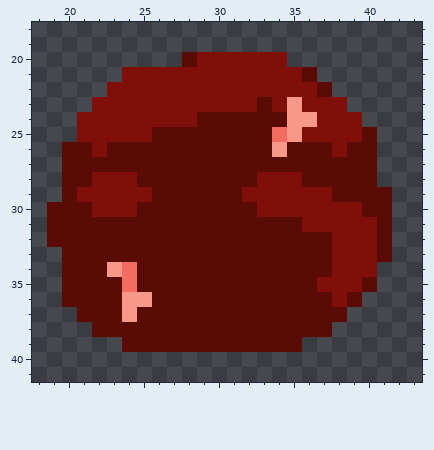
Edited in one commit: pixel-art file (sprites/player-mid-single.aseprite). Above, as it was before the edit.
64x64 pixels, 1 frame. Shown: x 18..43, y 18..41.
The same view after the edit:
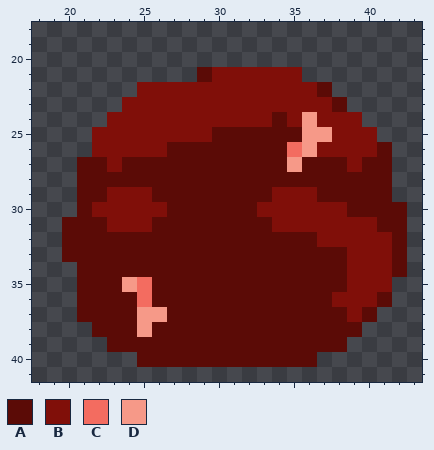
Palette (. is transparent): A #5b0b06  B #800f09  C #f36c60  D #f69988
The exact change:
y 20: x 28..34 ABBBBBB -> .......
y 21: x 24..29 BBBBBB -> .....A; x 36 A -> .
y 22: x 23..24 BB -> ..
y 23: x 22..23 BB -> ..; x 33 A -> B; x 35 D -> B; x 38 B -> A
y 24: x 21..22 BB -> ..; x 29..33 AAAAA -> BBBBB; x 35 D -> B
y 25: x 21 B -> .; x 26..29 AAAA -> BBBB; x 34..37 CDBB -> AADD; x 40 A -> B
y 26: x 20..21 AA -> ..; x 23..26 AAAA -> BBBB; x 34..37 DAAA -> ACDB; x 39..41 AA. -> BBA
y 27: x 20 A -> .; x 23 A -> B; x 35 A -> D; x 39 A -> B; x 41 . -> A
y 28: x 20 A -> .; x 22..24 BBB -> AAA; x 33..35 BBB -> AAA; x 41 . -> A
y 29: x 20..22 ABB -> .AA; x 32..33 BB -> AA; x 37 B -> A
y 30: x 19..20 AA -> ..; x 25..26 AA -> BB; x 39 B -> A; x 42 . -> A
y 31: x 19 A -> .; x 23..25 AAA -> BBB; x 34..35 AA -> BB; x 42 . -> A
y 32: x 19 A -> .; x 37 A -> B; x 41..42 A. -> BA
y 33: x 38 B -> A; x 41..42 A. -> BA
y 34: x 20 A -> .; x 23..24 DC -> AA; x 38 B -> A; x 41..42 .. -> BA
y 35: x 20 A -> .; x 24..25 CA -> DC; x 37..38 BB -> AA; x 40..41 A. -> BB
y 36: x 20 A -> .; x 24..25 DD -> AC; x 39..41 A.. -> BBA
y 37: x 24..26 DAA -> ADD; x 39..40 .. -> BA
y 38: x 25 A -> D; x 38..39 .. -> AA
y 39: x 23 . -> A; x 36..38 ... -> AAA
y 40: x 25..36 ............ -> AAAAAAAAAAAA
Where, in picture pixels (left, top, right, bottom), the same in both pictures:
changed: (47, 52, 407, 367)
